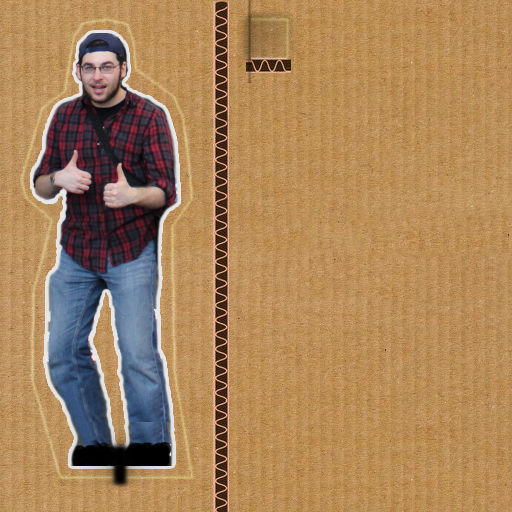
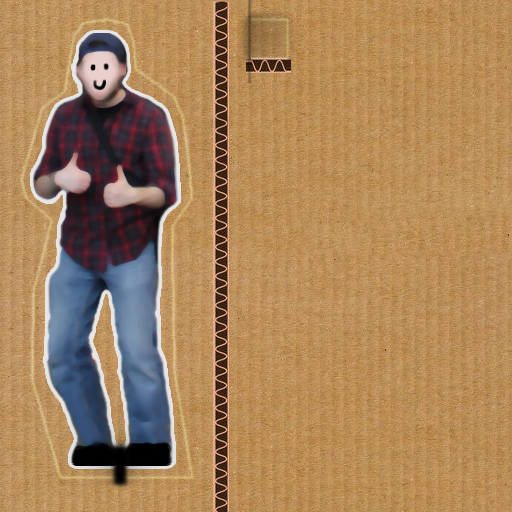
Revision of a layered 512px x 512px image; what changed, layer by layer:
added layer "Layer 2" above "cutout" over (90, 62, 110, 91)
painted on "cutout" over (32, 33, 179, 466)
